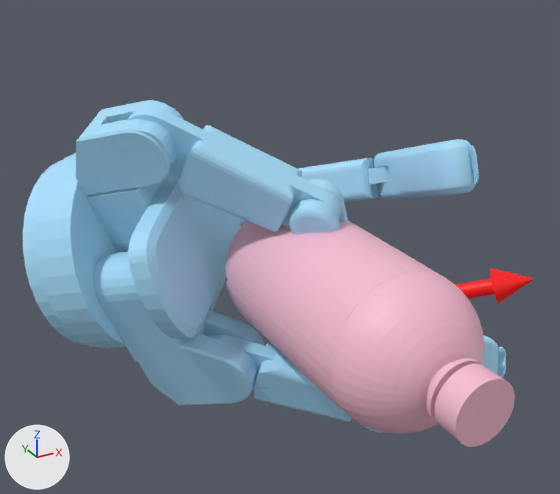
Before and after pictures for a commit that changed the glTF model static/assets/cond/Barrett/contactdb+water_bottle/7.glb.
Camera for both pictures: a camera (50 mm lens) standing at (-0.153, -0.222, 0.145) and looking at (-0.012, 0.036, 0.016). The lights are fixed; the arrows at lower left show +X, +Y and +Z. Where no turn or scale is listed for an object, it has been applied to the vertices. Vertices at the same position are counted once.

Objects in the first picture: 'geometry_1', 'geometry_2', 'water_bottle.stl'.
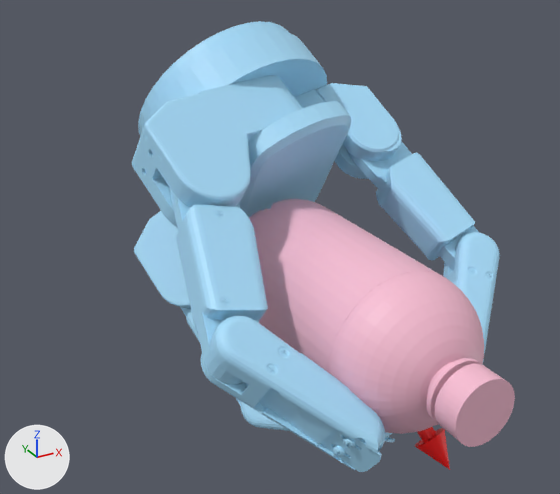
Location of each change, (x1, y1, x2, y2) in pixels of the pictures (560 x 494 px; the box of a moved part takes in the faces that stretch with it):
'geometry_1', reshaped (24% narrower, 35% taller): before (23, 100, 506, 433); after (132, 21, 500, 472)
'geometry_2', reshaped: before (456, 268, 534, 304); after (415, 427, 450, 470)
part 1 of me_geometry_1, moved or reshaped: before (23, 153, 241, 349); after (138, 21, 351, 217)
part 2 of me_geometry_1, added (blue): after (347, 130, 479, 271)
part 3 of me_geometry_1, moved or reshaped: before (289, 179, 348, 235); after (201, 316, 385, 472)
part 4 of me_geometry_1, moved or reshaped: before (94, 251, 264, 405); after (134, 211, 191, 309)
part 5 of me_geometry_1, added: after (180, 307, 241, 406)
part 6 of me_geometry_1, moved or reshaped: before (76, 100, 506, 433); after (132, 75, 500, 442)

The change, as a list of edits to the scene's bpy script:
```text
Change me_geometry_1:
    used by ob_geometry_1; location = (0.0, 0.0, 0.0)
    remove me_geometry_1.from_pydata(...)  # 8695 vertices, 17330 faces; spans x -0.106..0.079, y -0.04..0.143, z -0.063..0.075
    add me_geometry_1.from_pydata(...)  # 8696 vertices, 17330 faces; spans x -0.068..0.084, y -0.06..0.137, z -0.075..0.099
    me_geometry_1 part 1: the loose piece of 347 vertices spanning x -0.106..-0.003, y 0.033..0.135, z -0.04..0.05 is multiplied about its middle by the matrix ((-0.162, -0.087, 0.983), (-0.153, 0.986, 0.062), (-0.975, -0.141, -0.173)), then moved by (0.054, 0.003, 0.043)
    me_geometry_1 part 2: the loose piece of 449 vertices spanning x 0.006..0.079, y 0.057..0.125, z -0.003..0.035 is copied, and the copy is multiplied about its middle by the matrix ((0.839, 0.45, -0.307), (-0.49, 0.376, -0.787), (-0.238, 0.81, 0.535)), then moved by (0.023, -0.047, 0.005); it spans x 0.044..0.084, y 0.004..0.083, z -0.011..0.055
    me_geometry_1 part 3: the loose piece of 1647 vertices spanning x -0.014..0.028, y 0.011..0.038, z -0.021..0.045 is multiplied about its middle by the matrix ((-0.264, 0.644, -0.718), (-0.955, -0.07, 0.288), (0.136, 0.762, 0.633)), then moved by (-0.051, -0.056, -0.017)
    me_geometry_1 part 4: the loose piece of 925 vertices spanning x -0.084..-0.014, y 0.028..0.08, z -0.061..0.018 is multiplied about its middle by the matrix ((0.239, 0.275, 0.932), (-0.058, 0.962, -0.269), (-0.969, 0.01, 0.245)), then moved by (0.035, 0.042, 0.023)
    me_geometry_1 part 5: the loose piece of 449 vertices spanning x -0.047..0.031, y -0.006..0.062, z -0.061..-0.025 is copied, and the copy is multiplied about its middle by the matrix ((0.478, 0.078, 0.875), (-0.202, 0.979, 0.023), (-0.855, -0.188, 0.484)), then moved by (-0.014, 0.041, 0.004); it spans x -0.042..-0.005, y 0.03..0.107, z -0.073..-0.005
    me_geometry_1 part 6: 4 vertices moved within x 0.017..0.049, y -0.027..-0.006, z -0.058..-0.023; 4829 vertices removed from x -0.082..0.079, y -0.04..0.125, z -0.063..0.075; 4857 vertices added at x -0.068..0.084, y -0.028..0.102, z -0.075..0.08
Change me_geometry_2:
    where me_geometry_2.from_pydata(...)  # 75 vertices, 144 faces; spans x -0.0023..0.0456, y -0.0474..0.0022, z -0.0028..0.0252
    used by ob_geometry_2; location = (0.0, 0.0, 0.0)
    me_geometry_2 part 7: the whole mesh is multiplied about the mesh origin by the matrix ((0.86, 0.508, 0.043), (-0.165, 0.357, -0.92), (-0.483, 0.784, 0.391))
```
